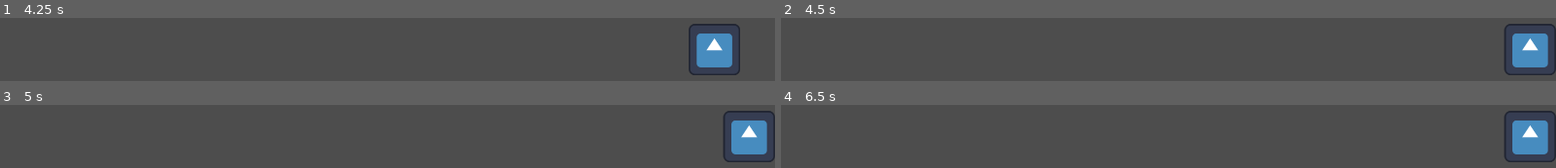
Above: before the commit, frames 1-4 (two rows, left to right).
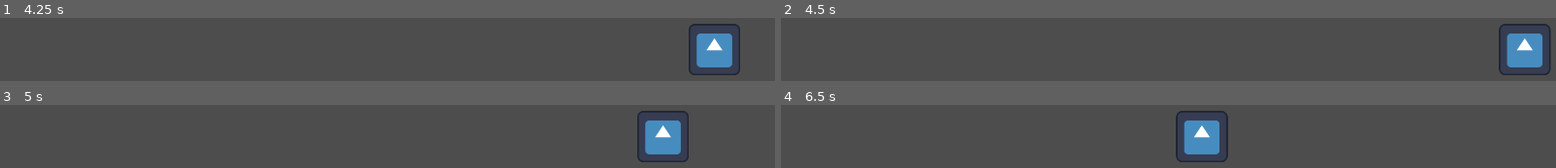
Above: after the commit, the same moments.

Repository: sysfield/fp
Game: Godot game, scene res://enemy.tscn
The game is run twice, just before and just after one commit, with the same random seed, the same clock (stepped at 60 frames per second) and the same inputs. The project has no main scene, so this scene is started directly. The engine's default icon, where the game draws it, is replaced by a stand-in: a white triangle on a blue panel in a dark square.
Inputs:
- Up to frame 1 (4.25 s): no input
- Up to frame 2 (4.5 s): no input
- Up to frame 3 (5 s): no input
- Up to frame 4 (6.5 s): no input

Frame 1 is identical in both runs. In frame 2, 1.8% of the frame differs, in the area x 92-100%, y 9-91%; in frame 3, 6.4%; in frame 4, 6.5%, in the area x 50-100%, y 9-91%.

Commit message:
Test with conditional to have sprite move back and forth

Diff:
--- a/Enemy.gd
+++ b/Enemy.gd
@@ -1,3 +1,6 @@
+# initial skeleton for code obtained here:
+# https://docs.godotengine.org/en/stable/getting_started/first_2d_game/index.html
+
 extends Sprite2D
 
 var speed = 400
@@ -14,5 +17,7 @@
 # Called every frame. 'delta' is the elapsed time since the previous frame.
 func _process(delta):
 	position.x += speed * delta
-	position.x = clamp(position.x, 0, screen_size.x - sprite_x)
+	position.x = clamp(position.x, 0 + sprite_x, screen_size.x - sprite_x)
 	position.y = clamp(position.y, 0, screen_size.y)
+	if position.x == screen_size.x - sprite_x:
+		speed = -(speed)
